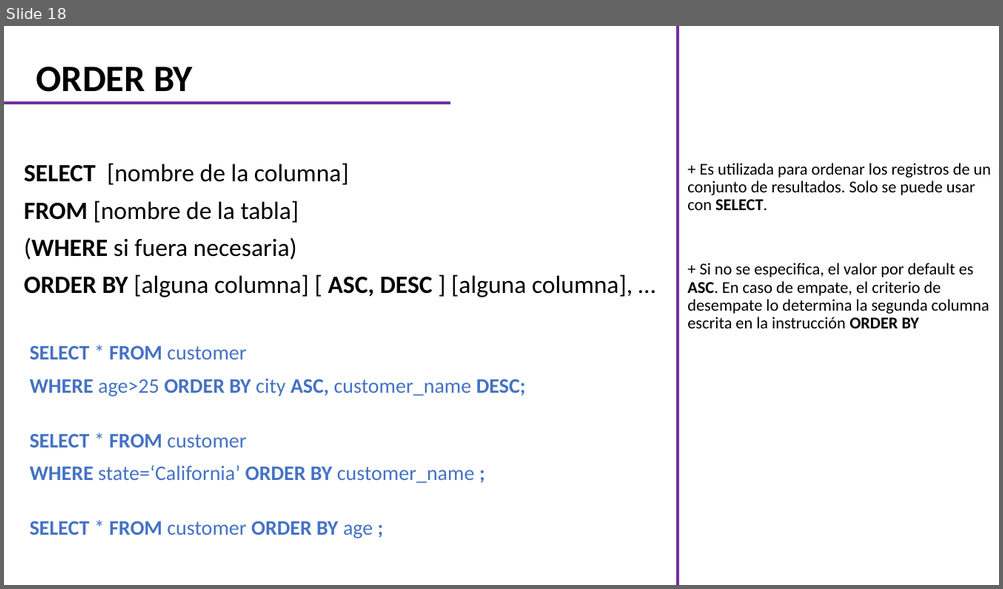
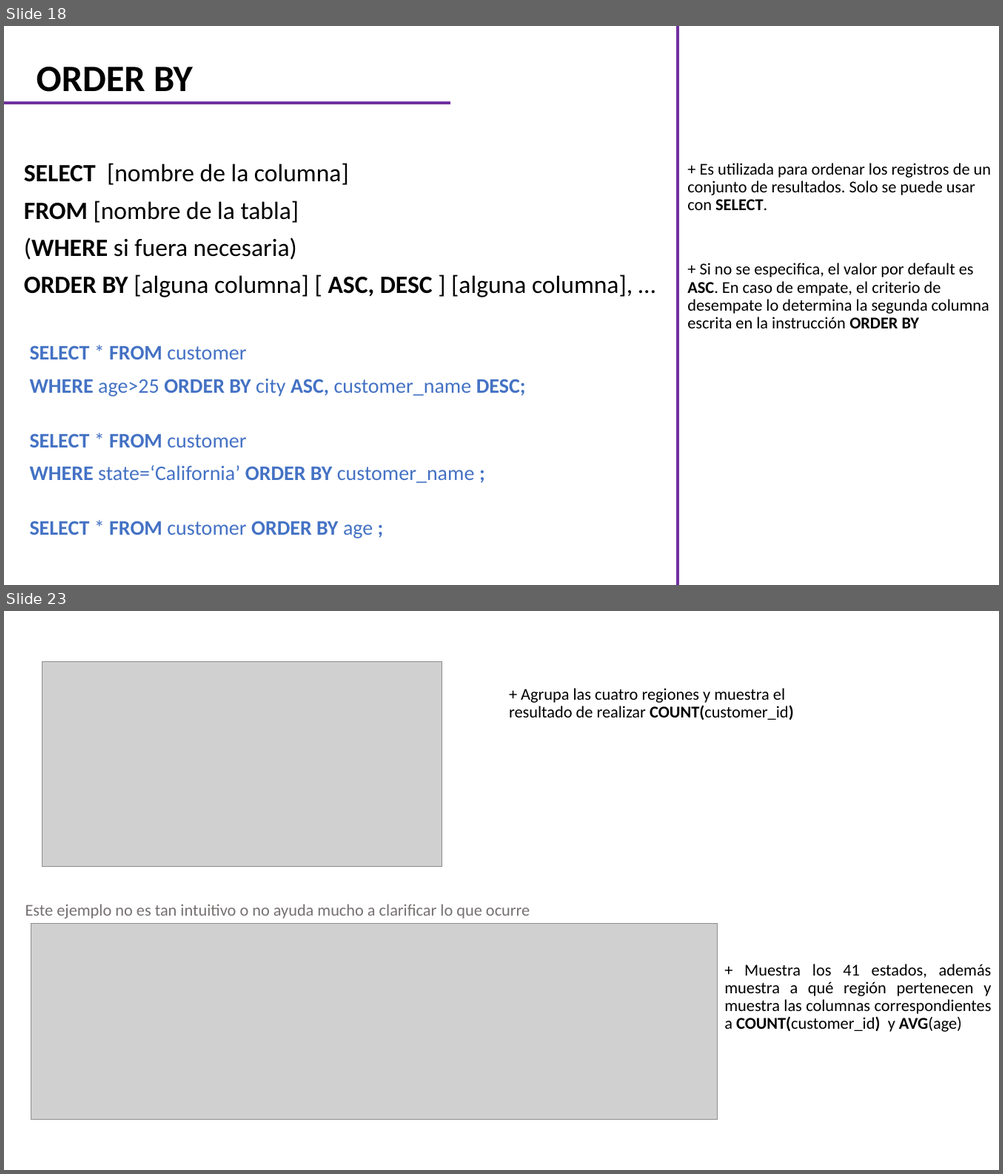
Before and after one commit to CarlosCamposs/Curso-AABD_SQL, a slide deck: Curso AABD-SQL (Notas).pptx. Shown one above the other, each under a label of ours: slide 18 before the commit, slides 18 and 23 after it; the slides between them are not shown. The pictures are 1003x589 and 1003x1174 pixels, drawn with LibreOffice and Linux fonts; fonts in the diff are those of the drawing; grey boxes stand for pictures. Boxes give left, top, right and bottom in pixels: in the first picture for what was removed or moved away, otherwise in the second. Text is boxed around its words. In the diff, an @@ line names an element or a change of style, - is before the commit and + after.

```diff
--- a/Curso AABD-SQL (Notas).pptx
+++ b/Curso AABD-SQL (Notas).pptx
@@ slide 23 added at bbox=[4, 611, 999, 1170], background #FFFFFF @@
@@ picture added at bbox=[42, 662, 442, 867] @@
@@ text added at bbox=[509, 688, 794, 720], 16 pt, text #000000 @@
++ Agrupa las cuatro regiones y muestra el resultado de realizar COUNT(customer_id)
@@ text added at bbox=[25, 904, 529, 919], 16 pt, text #767171 @@
+Este ejemplo no es tan intuitivo o no ayuda mucho a clarificar lo que ocurre
@@ picture added at bbox=[31, 923, 717, 1120] @@
@@ text added at bbox=[724, 964, 991, 1032], 16 pt, text #000000 @@
++ Muestra los 41 estados, además muestra a qué región pertenecen y muestra las columnas correspondientes a COUNT(customer_id) y AVG(age)
```
Also in this commit, not shown: 2 slides changed, 5 other slides added, 1 slide removed.
